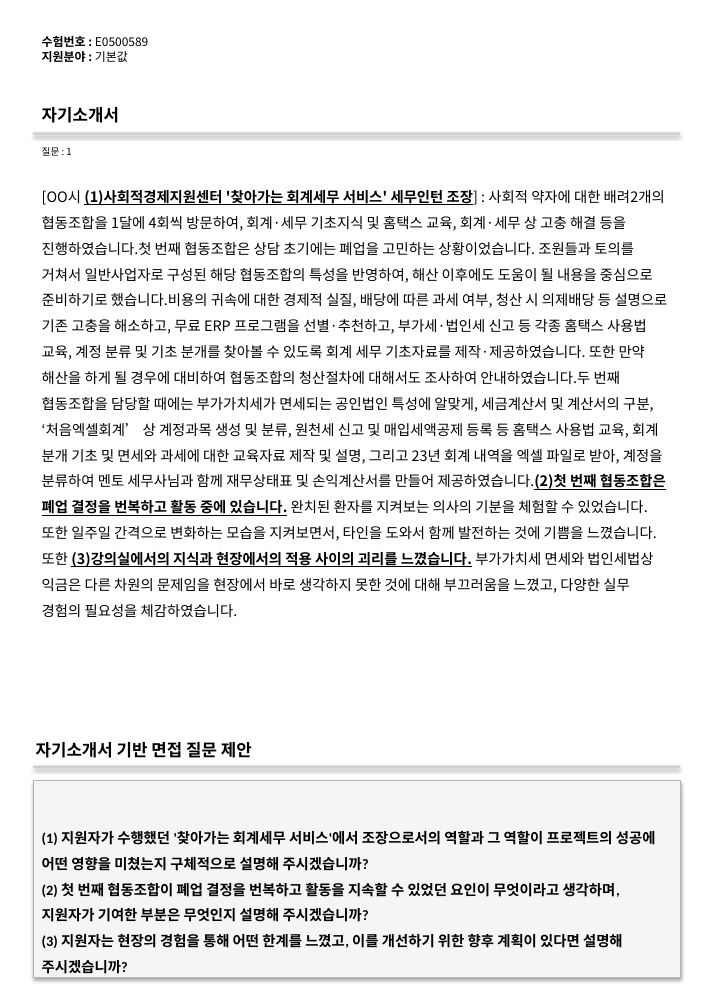
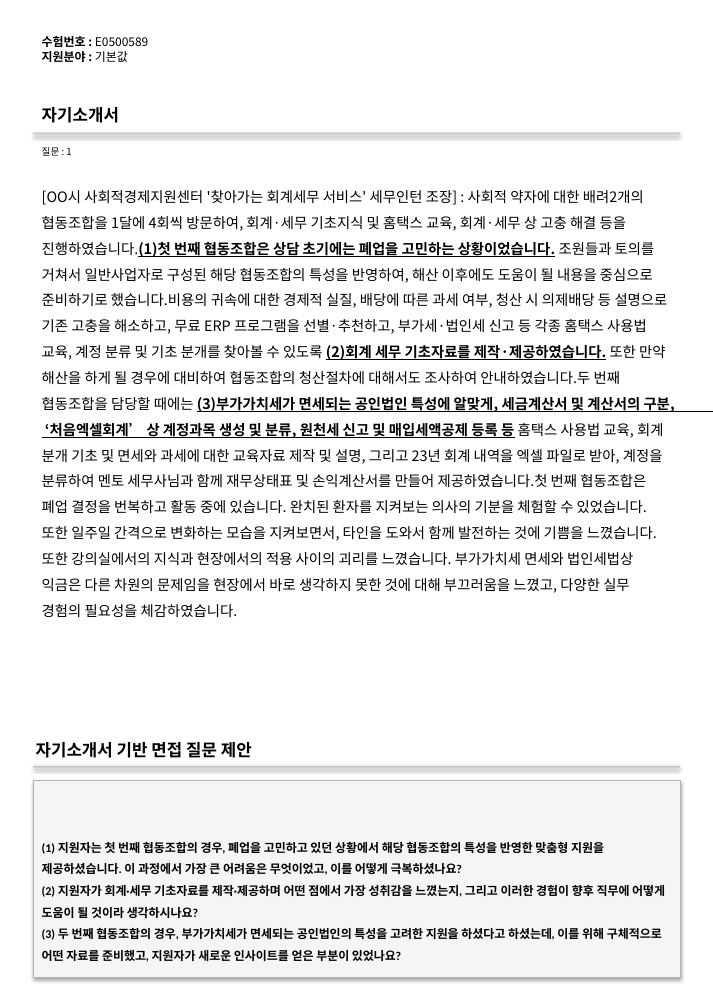
Before and after one commit to DaeGul2/isbr-auto-questionnaire, a slide deck: slide 3 of flask-server/outputs/output.pptx. Drawn at 713x1008 pixels with LibreOffice and Linux fonts; fonts in the diff are those of the drawing. Boxes give left, top, right and bottom in pixels: in the first picture for what was removed or moved away, otherwise in the second. Text is boxed around its words. In the diff, an @@ line names an element or a change of style, - is before the commit and + after.

```diff
--- a/flask-server/outputs/output.pptx
+++ b/flask-server/outputs/output.pptx
@@ text at box(42, 190, 675, 617): text changed @@
-[OO시 (1)사회적경제지원센터 '찾아가는 회계세무 서비스' 세무인턴 조장] : 사회적 약자에 대한 배려2개의 협동조합을 1달에 4회씩 방문하여, 회계·세무 기초지식 및 홈택스 교육, 회계·세무 상 고충 해결 등을 진행하였습니다.첫 번째 협동조합은 상담 초기에는 폐업을 고민하는 상황이었습니다. 조원들과 토의를 거쳐서 일반사업자로 구성된 해당 협동조합의 특성을 반영하여, 해산 이후에도 도움이 될 내용을 중심으로 준비하기로 했습니다.비용의 귀속에 대한 경제적 실질, 배당에 따른 과세 여부, 청산 시 의제배당 등 설명으로 기존 고충을 해소하고, 무료 ERP 프로그램을 선별·추천하고, 부가세·법인세 신고 등 각종 홈택스 사용법 교육, 계정 분류 및 기초 분개를 찾아볼 수 있도록 회계 세무 기초자료를 제작·제공하였습니다. 또한 만약 해산을 하게 될 경우에 대비하여 협동조합의 청산절차에 대해서도 조사하여 안내하였습니다.두 번째 협동조합을 담당할 때에는 부가가치세가 면세되는 공인법인 특성에 알맞게, 세금계산서 및 계산서의 구분, ‘처음엑셀회계’ 상 계정과목 생성 및 분류, 원천세 신고 및 매입세액공제 등록 등 홈택스 사용법 교육, 회계 분개 기초 및 면세와 과세에 대한 교육자료 제작 및 설명, 그리고 23년 회계 내역을 엑셀 파일로 받아, 계정을 분류하여 멘토 세무사님과 함께 재무상태표 및 손익계산서를 만들어 제공하였습니다.(2)첫 번째 협동조합은 폐업 결정을 번복하고 활동 중에 있습니다. 완치된 환자를 지켜보는 의사의 기분을 체험할 수 있었습니다. 또한 일주일 간격으로 변화하는 모습을 지켜보면서, 타인을 도와서 함께 발전하는 것에 기쁨을 느꼈습니다.또한 (3)강의실에서의 지식과 현장에서의 적용 사이의 괴리를 느꼈습니다. 부가가치세 면세와 법인세법상 익금은 다른 차원의 문제임을 현장에서 바로 생각하지 못한 것에 대해 부끄러움을 느꼈고, 다양한 실무 경험의 필요성을 체감하였습니다.
+[OO시 사회적경제지원센터 '찾아가는 회계세무 서비스' 세무인턴 조장] : 사회적 약자에 대한 배려2개의 협동조합을 1달에 4회씩 방문하여, 회계·세무 기초지식 및 홈택스 교육, 회계·세무 상 고충 해결 등을 진행하였습니다.(1)첫 번째 협동조합은 상담 초기에는 폐업을 고민하는 상황이었습니다. 조원들과 토의를 거쳐서 일반사업자로 구성된 해당 협동조합의 특성을 반영하여, 해산 이후에도 도움이 될 내용을 중심으로 준비하기로 했습니다.비용의 귀속에 대한 경제적 실질, 배당에 따른 과세 여부, 청산 시 의제배당 등 설명으로 기존 고충을 해소하고, 무료 ERP 프로그램을 선별·추천하고, 부가세·법인세 신고 등 각종 홈택스 사용법 교육, 계정 분류 및 기초 분개를 찾아볼 수 있도록 (2)회계 세무 기초자료를 제작·제공하였습니다. 또한 만약 해산을 하게 될 경우에 대비하여 협동조합의 청산절차에 대해서도 조사하여 안내하였습니다.두 번째 협동조합을 담당할 때에는 (3)부가가치세가 면세되는 공인법인 특성에 알맞게, 세금계산서 및 계산서의 구분, ‘처음엑셀회계’ 상 계정과목 생성 및 분류, 원천세 신고 및 매입세액공제 등록 등 홈택스 사용법 교육, 회계 분개 기초 및 면세와 과세에 대한 교육자료 제작 및 설명, 그리고 23년 회계 내역을 엑셀 파일로 받아, 계정을 분류하여 멘토 세무사님과 함께 재무상태표 및 손익계산서를 만들어 제공하였습니다.첫 번째 협동조합은 폐업 결정을 번복하고 활동 중에 있습니다. 완치된 환자를 지켜보는 의사의 기분을 체험할 수 있었습니다. 또한 일주일 간격으로 변화하는 모습을 지켜보면서, 타인을 도와서 함께 발전하는 것에 기쁨을 느꼈습니다.또한 강의실에서의 지식과 현장에서의 적용 사이의 괴리를 느꼈습니다. 부가가치세 면세와 법인세법상 익금은 다른 차원의 문제임을 현장에서 바로 생각하지 못한 것에 대해 부끄러움을 느꼈고, 다양한 실무 경험의 필요성을 체감하였습니다.
@@ text in rectangle at box(42, 839, 665, 962): text changed; size 12 to 10 pt @@
-(1) 지원자가 수행했던 '찾아가는 회계세무 서비스'에서 조장으로서의 역할과 그 역할이 프로젝트의 성공에 어떤 영향을 미쳤는지 구체적으로 설명해 주시겠습니까?
-(2) 첫 번째 협동조합이 폐업 결정을 번복하고 활동을 지속할 수 있었던 요인이 무엇이라고 생각하며, 지원자가 기여한 부분은 무엇인지 설명해 주시겠습니까?
-(3) 지원자는 현장의 경험을 통해 어떤 한계를 느꼈고, 이를 개선하기 위한 향후 계획이 있다면 설명해 주시겠습니까?
+(1) 지원자는 첫 번째 협동조합의 경우, 폐업을 고민하고 있던 상황에서 해당 협동조합의 특성을 반영한 맞춤형 지원을 제공하셨습니다. 이 과정에서 가장 큰 어려움은 무엇이었고, 이를 어떻게 극복하셨나요?
+(2) 지원자가 회계·세무 기초자료를 제작·제공하며 어떤 점에서 가장 성취감을 느꼈는지, 그리고 이러한 경험이 향후 직무에 어떻게 도움이 될 것이라 생각하시나요?
+(3) 두 번째 협동조합의 경우, 부가가치세가 면세되는 공인법인의 특성을 고려한 지원을 하셨다고 하셨는데, 이를 위해 구체적으로 어떤 자료를 준비했고, 지원자가 새로운 인사이트를 얻은 부분이 있었나요?
```
Also in this commit, not shown: 15 other slides changed, 10 other files.
